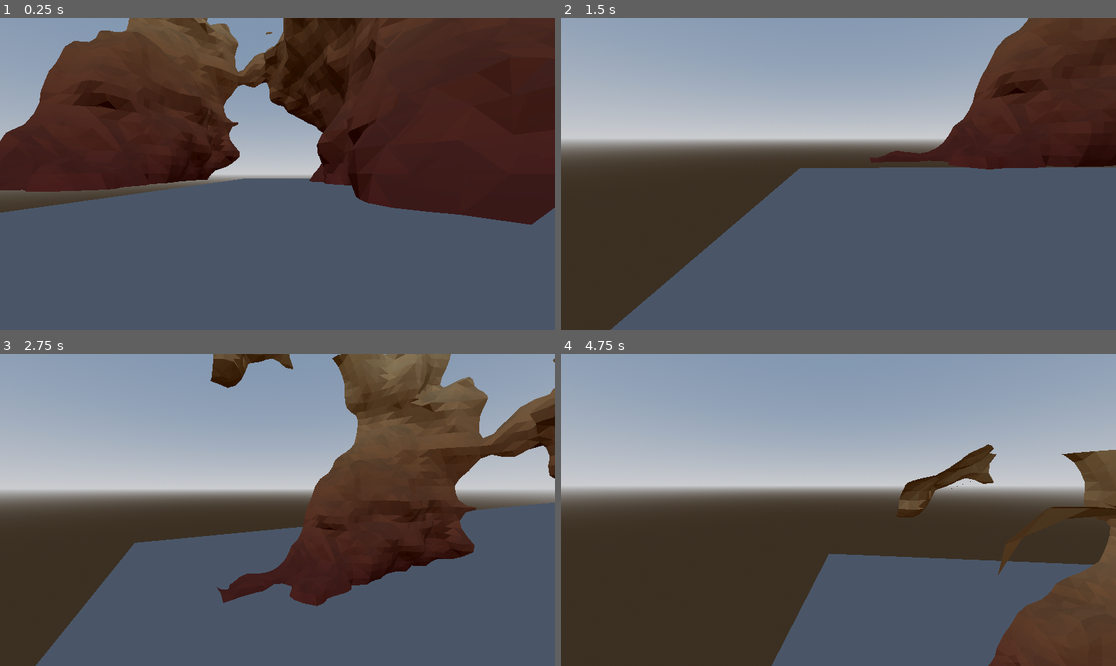
Above: before the commit, frames 1-4 (two rows, left to right).
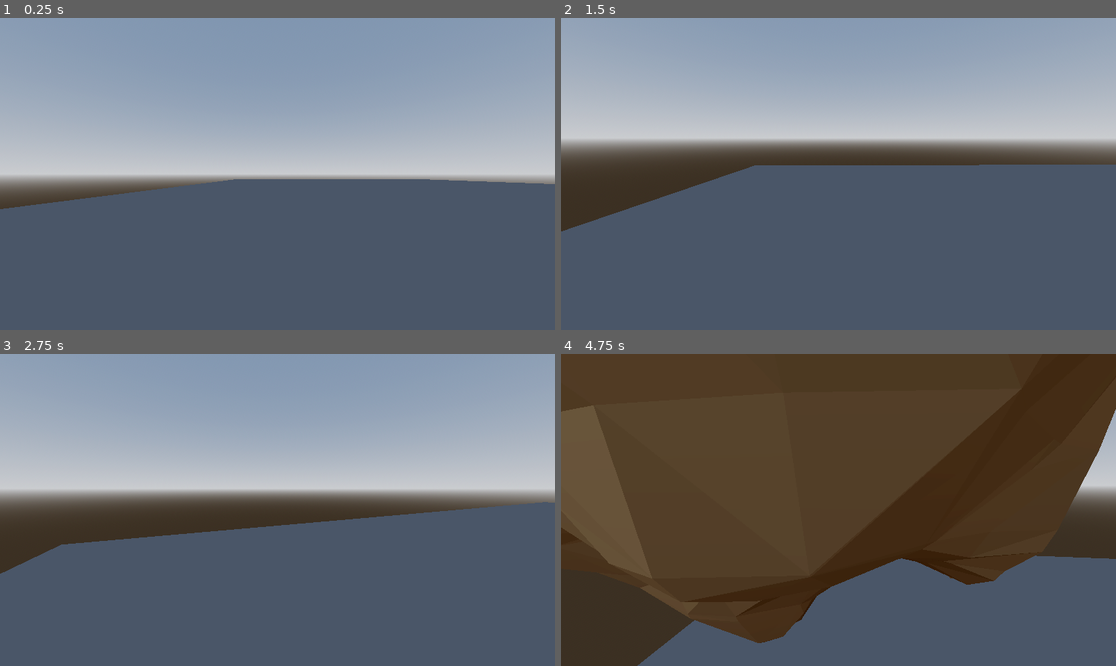
Above: after the commit, the same moments.

Repository: DyslexicWolf/GraduationWork_IGP
Game: Godot game, scene res://Scenes/MarchingCubes_CPU.tscn
The game is run twice, just before and just after one commit, with the same random seed, the same clock (stepped at 60 frames per second) and the same inputs.
Inputs (mouse positions are in pixels of both pictures, inside the frame that each line leads up to):
- Up to frame 1 (0.25 s): no input
- Up to frame 2 (1.5 s): tap Enter at 0.5 s; move the mouse to (960, 158) at 0.52 s; hold D (move_right) 0.53-1.28 s; click (960, 158) at 0.67 s; move the mouse to (810, 174) at 1.27 s; hold Space (fly_up) from 1.28 s (still down)
- Up to frame 3 (2.75 s): keep holding Space (fly_up); move the mouse to (288, 503) at 2.02 s
- Up to frame 4 (4.75 s): keep holding Space (fly_up); move the mouse to (832, 516) at 2.77 s; move the mouse to (877, 513) at 3.52 s; move the mouse to (794, 506) at 4.27 s

The runs differ from the first frame. In frame 1, 48% of the frame differs, in the area x 0-100%, y 0-67%; in frame 2, 23%; in frame 3, 27%; in frame 4, 60%, in the area x 0-100%, y 0-100%.

Commit message:
Updated code to fix small bugs. Still incorrect terrain generation through the GPU

Diff:
--- a/graduation-work-igp/Scenes/MarchingCubes_CPU.tscn
+++ b/graduation-work-igp/Scenes/MarchingCubes_CPU.tscn
@@ -32,7 +32,7 @@
 [node name="GeneratedTerrain" type="MeshInstance3D" parent="."]
 script = ExtResource("1_n7p7l")
 terrain_material = ExtResource("2_torgq")
-chunk_size = 32
+chunk_size = 16
 noise = SubResource("FastNoiseLite_torgq")
 flat_shaded = true
 
@@ -42,7 +42,7 @@
 mesh = SubResource("PlaneMesh_torgq")
 
 [node name="Player" type="CharacterBody3D" parent="."]
-transform = Transform3D(-4.371139e-08, 0, -1, 0, 1, 0, 1, 0, -4.371139e-08, -4, 1, 20)
+transform = Transform3D(-4.371139e-08, 0, -1, 0, 1, 0, 1, 0, -4.371139e-08, 29.221186, 1, 32.41128)
 script = ExtResource("4_torgq")
 
 [node name="Camera3D" type="Camera3D" parent="Player"]
--- a/graduation-work-igp/Scenes/MarchingCubes_GPU.tscn
+++ b/graduation-work-igp/Scenes/MarchingCubes_GPU.tscn
@@ -33,7 +33,7 @@
 script = ExtResource("1_df2f7")
 terrain_material = ExtResource("2_0qbic")
 chunk_size = 16
-chunks_to_load_per_frame = 2
+chunks_to_load_per_frame = 1
 noise = SubResource("FastNoiseLite_23c27")
 flat_shaded = true
 
@@ -43,7 +43,7 @@
 mesh = SubResource("PlaneMesh_7mg7n")
 
 [node name="Player" type="CharacterBody3D" parent="."]
-transform = Transform3D(-4.371139e-08, 0, -1, 0, 1, 0, 1, 0, -4.371139e-08, -4, 1, 20)
+transform = Transform3D(-4.371139e-08, 0, -1, 0, 1, 0, 1, 0, -4.371139e-08, 29.221186, 1, 32.41128)
 script = ExtResource("4_30205")
 
 [node name="Camera3D" type="Camera3D" parent="Player"]
--- a/graduation-work-igp/Scripts/CPU_Based/TerrainGeneration.gd
+++ b/graduation-work-igp/Scripts/CPU_Based/TerrainGeneration.gd
@@ -45,7 +45,7 @@
 		if abs(chunk_x - player_chunk_x) > render_distance or abs(chunk_y - player_chunk_y) > render_distance_height or abs(chunk_z - player_chunk_z) > render_distance:
 			unload_chunk(chunk_x, chunk_y, chunk_z)
 
-func load_chunk(x, y, z):
+func load_chunk(x: int, y: int, z: int):
 	var chunk_mesh = generate_chunk_mesh(x, y, z)
 	var chunk_key = str(x) + "," + str(y) + "," + str(z)
 
@@ -66,7 +66,7 @@
 	loaded_chunks[chunk_key] = chunk_instance
 
 
-func unload_chunk(x, y, z):
+func unload_chunk(x: int, y: int, z: int):
 	var chunk_key = str(x) + "," + str(y) + "," + str(z)
 	if loaded_chunks.has(chunk_key):
 		if loaded_chunks[chunk_key] == null:
@@ -90,14 +90,14 @@
 				var world_x := world_offset.x + x
 				var world_y := world_offset.y + y
 				var world_z := world_offset.z + z
-
-				#var value = noise.get_noise_3d(world_x, world_y, world_z)+(y+y%terrain_terrace)/float(voxel_grid.resolution)-0.5
+				#var value := noise.get_noise_3d(world_x, world_y, world_z)+(y+y%terrain_terrace)/float(voxel_grid.resolution)-0.5
 				var value := noise.get_noise_3d(world_x, world_y, world_z)
 				voxel_grid.write(x, y, z, value)
 
 func generate(chunk_coords: Vector3) -> ArrayMesh:
 	var voxel_grid := VoxelGrid.new(chunk_size + 1, iso_level)
 	var world_offset: Vector3 = chunk_coords * chunk_size
+	print("worldoffset =" + str(world_offset))
 	get_scalar_values(world_offset, voxel_grid)
 
 	#march the cubes
@@ -106,7 +106,6 @@
 		for y in range(chunk_size):
 			for z in range(chunk_size):
 				HelperFunctions.march_cube(x, y, z, voxel_grid, vertices)
-	print(vertices.size() / 3)
 
 	#create mesh surface and draw
 	var surface_tool := SurfaceTool.new()
--- a/graduation-work-igp/Scripts/GPU_Based/TerrainGeneration_GPU.gd
+++ b/graduation-work-igp/Scripts/GPU_Based/TerrainGeneration_GPU.gd
@@ -53,10 +53,10 @@
 	input_params_uniform.add_id(global_buffers[0])
 
 	#create the lookuptable buffer
-	var lut_array = PackedInt32Array()
+	var lut_array := PackedInt32Array()
 	for i in range(GlobalConstants.LOOKUPTABLE.size()):
 		lut_array.append_array(GlobalConstants.LOOKUPTABLE[i])
-	var lut_array_bytes = lut_array.to_byte_array()
+	var lut_array_bytes := lut_array.to_byte_array()
 	global_buffers.push_back(rd.storage_buffer_create(lut_array_bytes.size(), lut_array_bytes))
 
 	var lut_uniform := RDUniform.new()
@@ -71,7 +71,6 @@
 	var player_chunk_x := int(player.position.x / chunk_size)
 	var player_chunk_y := int(player.position.y / chunk_size)
 	var player_chunk_z := int(player.position.z / chunk_size)
-
 	chunk_load_queue.clear()
 
 	#load and unload chunks based on player position
@@ -102,30 +101,28 @@
 		if abs(chunk_x - player_chunk_x) > render_distance or abs(chunk_y - player_chunk_y) > render_distance_height or abs(chunk_z - player_chunk_z) > render_distance:
 			unload_chunk(chunk_x, chunk_y, chunk_z)
 
-func load_chunk(x, y, z):
+func load_chunk(x: int, y: int, z: int):
 	var chunk_key := str(x) + "," + str(y) + "," + str(z)
 	var chunk_coords := Vector3(x, y, z)
-
 	var data_buffer_rid := create_data_buffer(chunk_coords)
 	var counter_buffer_rid := create_counter_buffer()
-	var triangles_buffer_rid := create_triangles_buffer()
-	var per_chunk_uniform_set := create_per_chunk_uniform_set(data_buffer_rid, counter_buffer_rid, triangles_buffer_rid)
-
-	var compute_result := run_compute_for_chunk(counter_buffer_rid, triangles_buffer_rid, per_chunk_uniform_set)
+	var vertices_buffer_rid := create_triangles_buffer()
+	var per_chunk_uniform_set := create_per_chunk_uniform_set(data_buffer_rid, counter_buffer_rid, vertices_buffer_rid)
+
+	var compute_result := run_compute_for_chunk(counter_buffer_rid, vertices_buffer_rid, per_chunk_uniform_set)
 	var total_triangles = compute_result["total_triangles"]
 
 	#if there are no triangles, it's an empty chunk
 	if total_triangles == 0:
 		safe_free_rid(data_buffer_rid)
 		safe_free_rid(counter_buffer_rid)
-		safe_free_rid(triangles_buffer_rid)
+		safe_free_rid(vertices_buffer_rid)
 		safe_free_rid(per_chunk_uniform_set)
 		print("Didn't load chunk: " + chunk_key + " because it is empty")
 		loaded_chunks[chunk_key] = null
 		return
 
-	###THIS CHUNKMESH HAS NO FACES/TRIANGLES, IT IS EMPTY
-	var chunk_mesh := build_array_mesh_from_compute_data(compute_result)
+	var chunk_mesh := build_mesh_from_compute_data(compute_result)
 
 	print("Loaded chunk: "+ chunk_key)
 	var chunk_instance := MeshInstance3D.new()
@@ -141,12 +138,12 @@
 		"mesh_node": chunk_instance,
 		"data_buffer": data_buffer_rid,
 		"counter_buffer": counter_buffer_rid,
-		"triangles_buffer": triangles_buffer_rid,
+		"triangles_buffer": vertices_buffer_rid,
 		"uniform_set": per_chunk_uniform_set
 		}
 
-func run_compute_for_chunk(counter_buffer_rid: RID, triangles_buffer_rid: RID, per_chunk_uniform_set: RID) -> Dictionary:
-	# Dispatch compute shader for this chunk
+func run_compute_for_chunk(counter_buffer_rid: RID, vertices_buffer_rid: RID, per_chunk_uniform_set: RID) -> Dictionary:
+	#dispatch compute shader for this chunk
 	var compute_list := rd.compute_list_begin()
 	rd.compute_list_bind_compute_pipeline(compute_list, pipeline)
 	rd.compute_list_bind_uniform_set(compute_list, global_uniform_set, 0)  # Global bindings
@@ -160,54 +157,48 @@
 
 	#read back results
 	var total_triangles := rd.buffer_get_data(counter_buffer_rid).to_int32_array()[0]
-	var triangles_data := rd.buffer_get_data(triangles_buffer_rid).to_float32_array()
+	var output_array := rd.buffer_get_data(vertices_buffer_rid).to_float32_array()
 	return {
 		"total_triangles": total_triangles,
-		"triangles_data": triangles_data
+		"output_array": output_array
 	}
 
-func build_array_mesh_from_compute_data(compute_result: Dictionary) -> Mesh:
-	var total_triangles = int(compute_result["total_triangles"])
-	var triangles_data = compute_result["triangles_data"]
-
-	print("Total triangles to render: ", total_triangles)
-	print("Triangle data size: ", triangles_data.size())
+func build_mesh_from_compute_data(compute_result: Dictionary) -> Mesh:
+	var total_triangles := int(compute_result["total_triangles"])
+	var output_array = compute_result["output_array"]
 
 	# Return empty mesh if no triangles
 	if total_triangles == 0:
 		var empty_mesh := ArrayMesh.new()
 		return empty_mesh
 
-	var vertices := PackedVector3Array()
-	var normals := PackedVector3Array()
-
-	# Parse triangle data: each triangle is 16 floats (3 vec4 for vertices + 1 vec4 for normal)
+	var output = {
+		"vertices": PackedVector3Array(),
+		"normals": PackedVector3Array(),
+	}
+
+	#parse triangle data: each triangle is 16 floats (3 vec4 for vertices + 1 vec4 for normal)
 	for i in range(0, total_triangles * 16, 16):
 		# Extract the 3 vertices (each vertex is a vec4, so we read x, y, z and skip w)
-		var v1 := Vector3(triangles_data[i+0], triangles_data[i+1], triangles_data[i+2])
-		var v2 := Vector3(triangles_data[i+4], triangles_data[i+5], triangles_data[i+6])
-		var v3 := Vector3(triangles_data[i+8], triangles_data[i+9], triangles_data[i+10])
-
-		# Extract the normal (indices 12, 13, 14 are x, y, z; skip index 15 which is w)
-		var normal := Vector3(triangles_data[i+12], triangles_data[i+13], triangles_data[i+14])
-		vertices.append(v1)
-		vertices.append(v2)
-		vertices.append(v3)
-
-		normals.append(normal)
-		normals.append(normal)
-		normals.append(normal)
-
-	# Create mesh using ArrayMesh
+		output["vertices"].push_back(Vector3(output_array[i+0], output_array[i+1], output_array[i+2]))
+		output["vertices"].push_back(Vector3(output_array[i+4], output_array[i+5], output_array[i+6]))
+		output["vertices"].push_back(Vector3(output_array[i+8], output_array[i+9], output_array[i+10]))
+
+		#extract the normal (indices 12, 13, 14 are x, y, z; skip index 15 which is w)
+		var normal := Vector3(output_array[i+12], output_array[i+13], output_array[i+14])
+		for j in range(3):
+			output["normals"].push_back(normal)
+
+	#create mesh using ArrayMesh, this is more optimal than using the surfacetool
 	var mesh_data := []
 	mesh_data.resize(Mesh.ARRAY_MAX)
-	mesh_data[Mesh.ARRAY_VERTEX] = vertices
-	mesh_data[Mesh.ARRAY_NORMAL] = normals
+	mesh_data[Mesh.ARRAY_VERTEX] = output["vertices"]
+	mesh_data[Mesh.ARRAY_NORMAL] = output["normals"]
 
 	var array_mesh := ArrayMesh.new()
 	array_mesh.clear_surfaces()
 	array_mesh.add_surface_from_arrays(Mesh.PRIMITIVE_TRIANGLES, mesh_data)
-
+	array_mesh.surface_set_material(0, terrain_material)
 	return array_mesh
 
 func create_data_buffer(chunk_coords: Vector3) -> RID:
@@ -235,7 +226,7 @@
 
 	return buffer_rid
 
-func create_per_chunk_uniform_set(data_buffer_rid: RID, counter_buffer_rid: RID, triangles_buffer_rid: RID) -> RID:
+func create_per_chunk_uniform_set(data_buffer_rid: RID, counter_buffer_rid: RID, vertices_buffer_rid: RID) -> RID:
 	var data_uniform := RDUniform.new()
 	data_uniform.uniform_type = RenderingDevice.UNIFORM_TYPE_STORAGE_BUFFER
 	data_uniform.binding = 0
@@ -246,14 +237,14 @@
 	counter_uniform.binding = 1
 	counter_uniform.add_id(counter_buffer_rid)
 
-	var triangles_uniform := RDUniform.new()
-	triangles_uniform.uniform_type = RenderingDevice.UNIFORM_TYPE_STORAGE_BUFFER
-	triangles_uniform.binding = 2
-	triangles_uniform.add_id(triangles_buffer_rid)
-
-	return rd.uniform_set_create([data_uniform, counter_uniform, triangles_uniform], shader, 1)
-
-func unload_chunk(x, y, z):
+	var vertices_uniform := RDUniform.new()
+	vertices_uniform.uniform_type = RenderingDevice.UNIFORM_TYPE_STORAGE_BUFFER
+	vertices_uniform.binding = 2
+	vertices_uniform.add_id(vertices_buffer_rid)
+
+	return rd.uniform_set_create([data_uniform, counter_uniform, vertices_uniform], shader, 1)
+
+func unload_chunk(x: int, y: int, z: int):
 	var chunk_key := str(x) + "," + str(y) + "," + str(z)
 	if loaded_chunks.has(chunk_key):
 		if loaded_chunks[chunk_key] == null:
@@ -313,15 +304,14 @@
 
 func get_per_chunk_params(chunk_coords: Vector3):
 	var voxel_grid := VoxelGrid.new(chunk_size + 1, iso_level)
-
 	var world_offset: Vector3 = chunk_coords * chunk_size
+
 	for x in range(chunk_size + 1):
 		for y in range(chunk_size + 1):
 			for z in range(chunk_size + 1):
 				var world_x := world_offset.x + x
 				var world_y := world_offset.y + y
 				var world_z := world_offset.z + z
-
 				#var value := noise.get_noise_3d(world_x, world_y, world_z)+(y+y%terrain_terrace)/float(voxel_grid.resolution)-0.5
 				var value := noise.get_noise_3d(world_x, world_y, world_z)
 				voxel_grid.write(x, y, z, value)
@@ -329,16 +319,3 @@
 	var params := PackedFloat32Array()
 	params.append_array(voxel_grid.data)
 	return params
-
-#generate scalar values for each voxel
-func get_scalar_values(world_offset: Vector3, voxel_grid: VoxelGrid):
-	for x in range(chunk_size + 1):
-		for y in range(chunk_size + 1):
-			for z in range(chunk_size + 1):
-				var world_x := world_offset.x + x
-				var world_y := world_offset.y + y
-				var world_z := world_offset.z + z
-
-				#var value := noise.get_noise_3d(world_x, world_y, world_z)+(y+y%terrain_terrace)/float(voxel_grid.resolution)-0.5
-				var value := noise.get_noise_3d(world_x, world_y, world_z)
-				voxel_grid.write(x, y, z, value)
--- a/graduation-work-igp/Shaders/TerrainShader.gdshader
+++ b/graduation-work-igp/Shaders/TerrainShader.gdshader
@@ -1,4 +1,5 @@
 shader_type spatial;
+render_mode cull_disabled;
 
 uniform float min_height = 0.0;
 uniform float max_height = 48.0;
Not shown, changed: graduation-work-igp/Shaders/ComputeShaders/MarchingCubes.glsl
